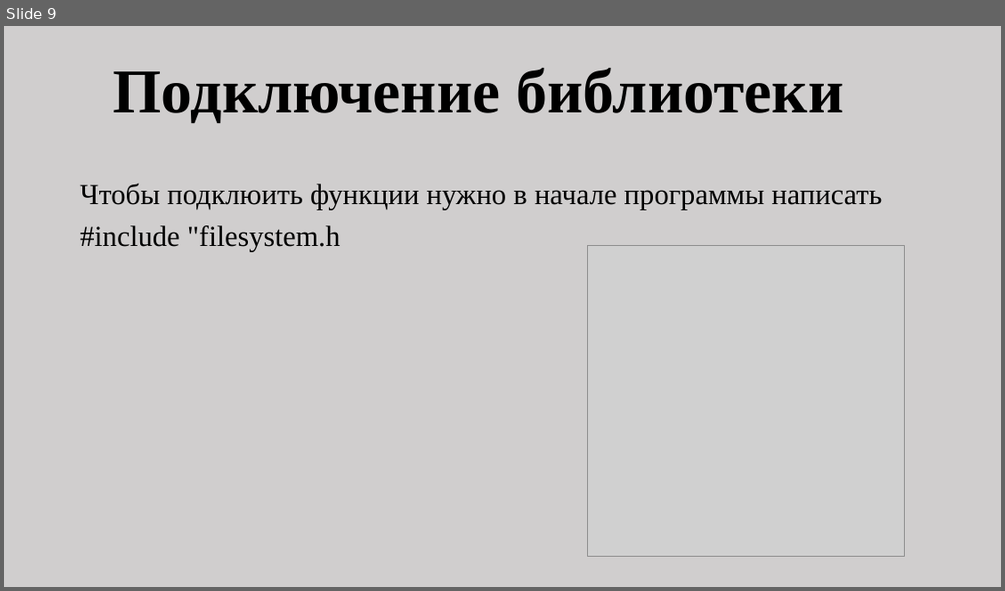
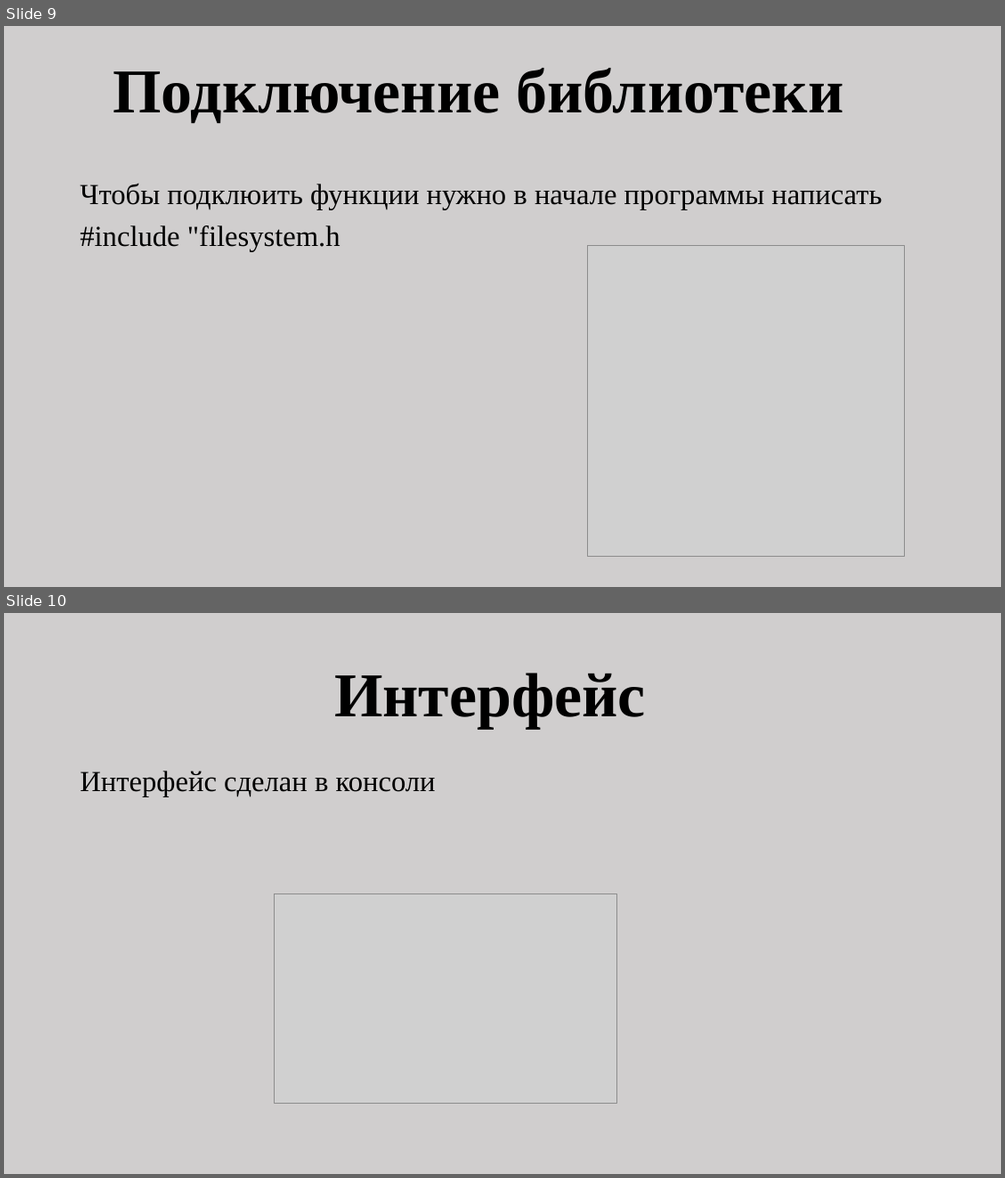
Before and after one commit to IldusBariev/ProjectX, a slide deck: ProjectX.pptx. Shown one above the other, each under a label of ours: slide 9 before the commit, slides 9 and 10 after it. The pictures are 1005x591 and 1005x1178 pixels, drawn with LibreOffice and Linux fonts; fonts in the diff are those of the drawing; grey boxes stand for pictures. Boxes give left, top, right and bottom in pixels: in the first picture for what was removed or moved away, otherwise in the second. Text is boxed around its words. In the diff, an @@ line names an element or a change of style, - is before the commit and + after.

```diff
--- a/ProjectX.pptx
+++ b/ProjectX.pptx
@@ slide 10 added at [4, 613, 1001, 1174], background #D0CECE @@
@@ title added at [334, 673, 646, 729], 60 pt, text #000000, bold @@
+Интерфейс
@@ text added at [80, 771, 436, 796], 28 pt, text #000000 @@
+Интерфейс сделан в консоли
@@ picture added at [274, 893, 617, 1103] @@
```
Also in this commit, not shown: 2 slides changed.
